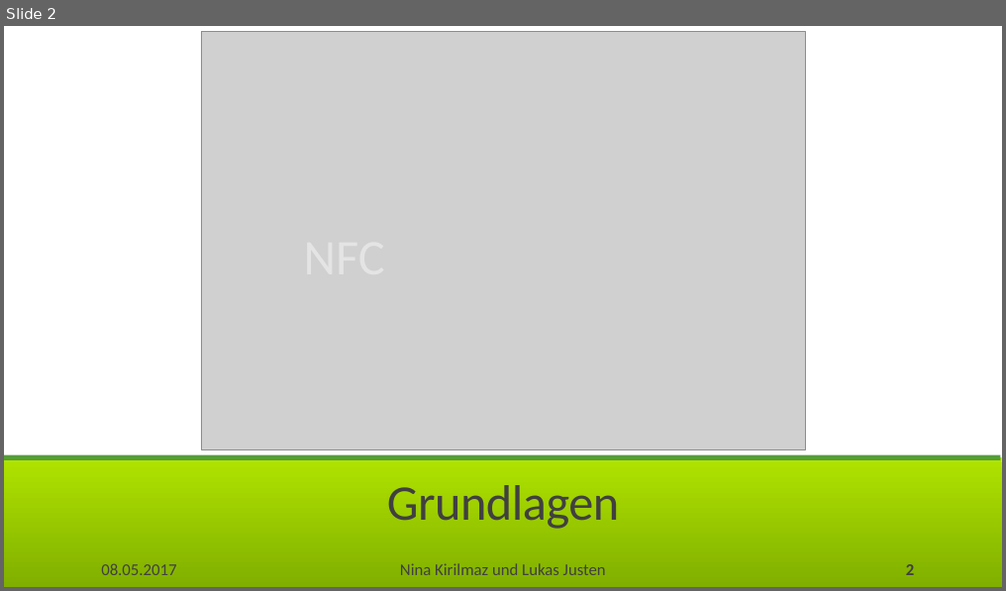
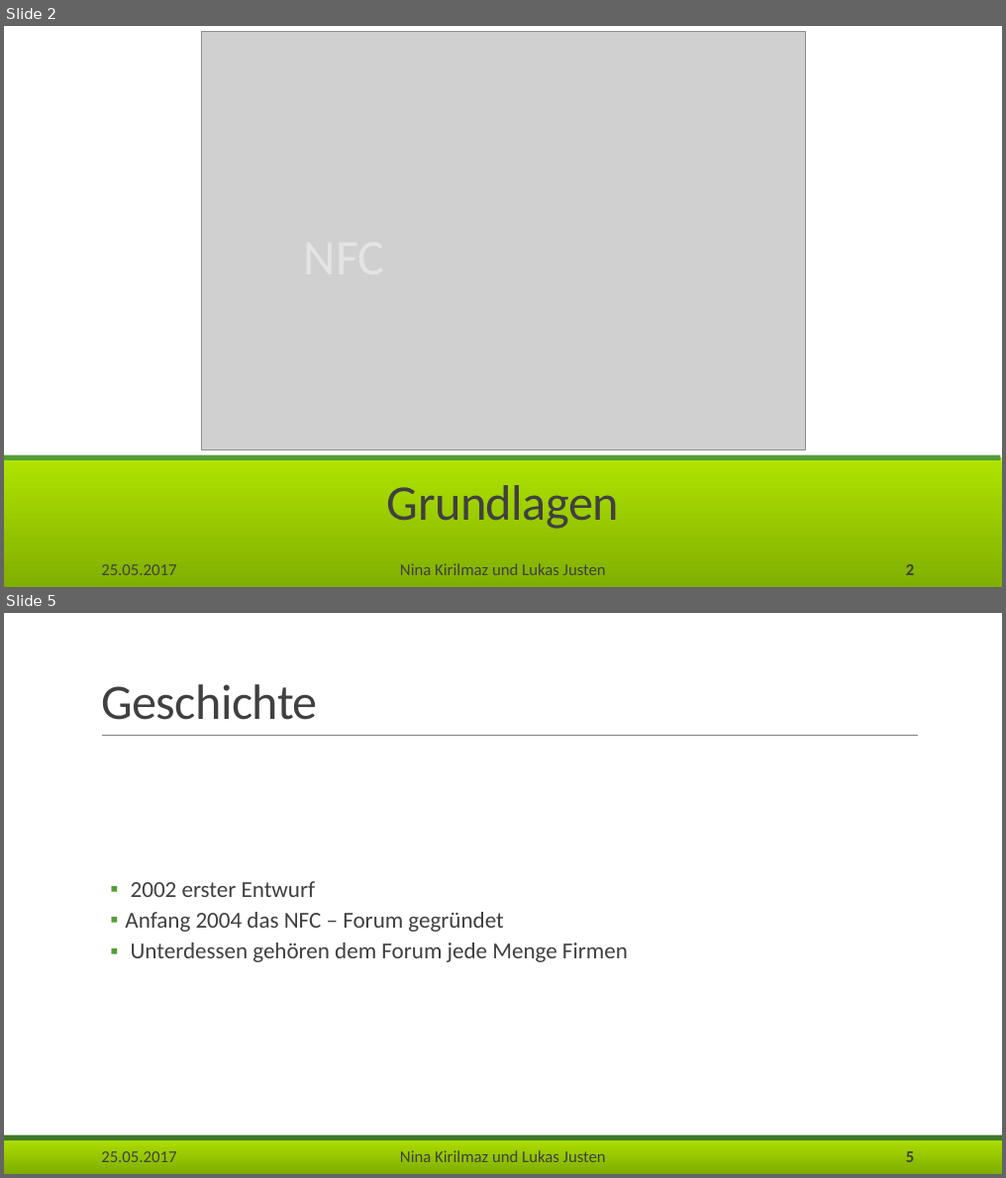
Before and after one commit to Lukas-Justen/MOVS, a slide deck: NFC.pptx. Shown one above the other, each under a label of ours: slide 2 before the commit, slides 2 and 5 after it; the slides between them are not shown. The pictures are 1006x591 and 1006x1178 pixels, drawn with LibreOffice and Linux fonts; fonts in the diff are those of the drawing; grey boxes stand for pictures; background and template pictures are left out. Boxes give left, top, right and bottom in pixels: in the first picture for what was removed or moved away, otherwise in the second. Text is boxed around its words. In the diff, an @@ line names an element or a change of style, - is before the commit and + after.

```diff
--- a/NFC.pptx
+++ b/NFC.pptx
@@ slide 5 added at (4,613,1002,1174), background #FFFFFF; not listed: 3 template elements that a slide beside it also shows @@
@@ title added at (101,684,318,720), 47.7 pt, text #404040 @@
+Geschichte
@@ line added from (102, 735) to (918, 735), #808080 0.5 pt @@
@@ text added at (125,881,628,962), 22 pt, text #404040 @@
+  ▪ 2002 erster Entwurf
+  ▪ Anfang 2004 das NFC – Forum gegründet
+  ▪ Unterdessen gehören dem Forum jede Menge Firmen
@@ text added at (101,1152,176,1162), 16 pt, text #404040 @@
+25.05.2017
@@ page number added at (906,1152,914,1162), 16 pt, text #404040, bold @@
+5
@@ slide 2 changed as well @@
@@ text at (101,565,176,575): text changed @@
-08.05.2017
+25.05.2017
```
Also in this commit, not shown: 11 other slides changed, 9 other slides added.
